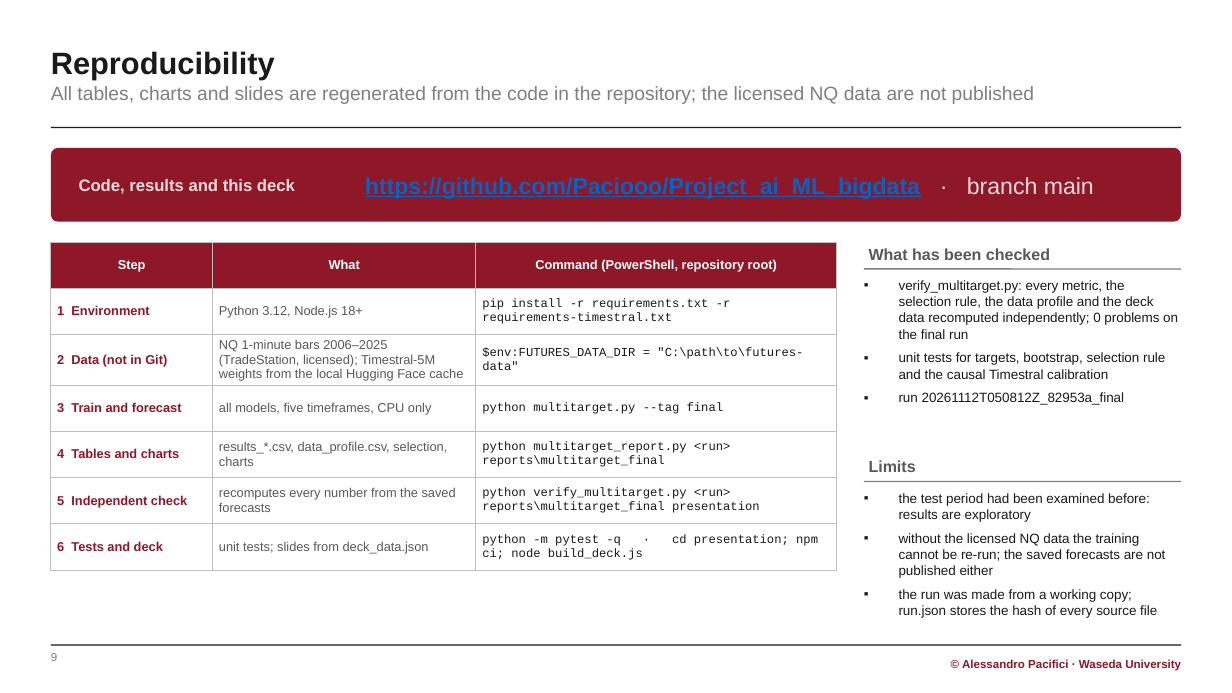
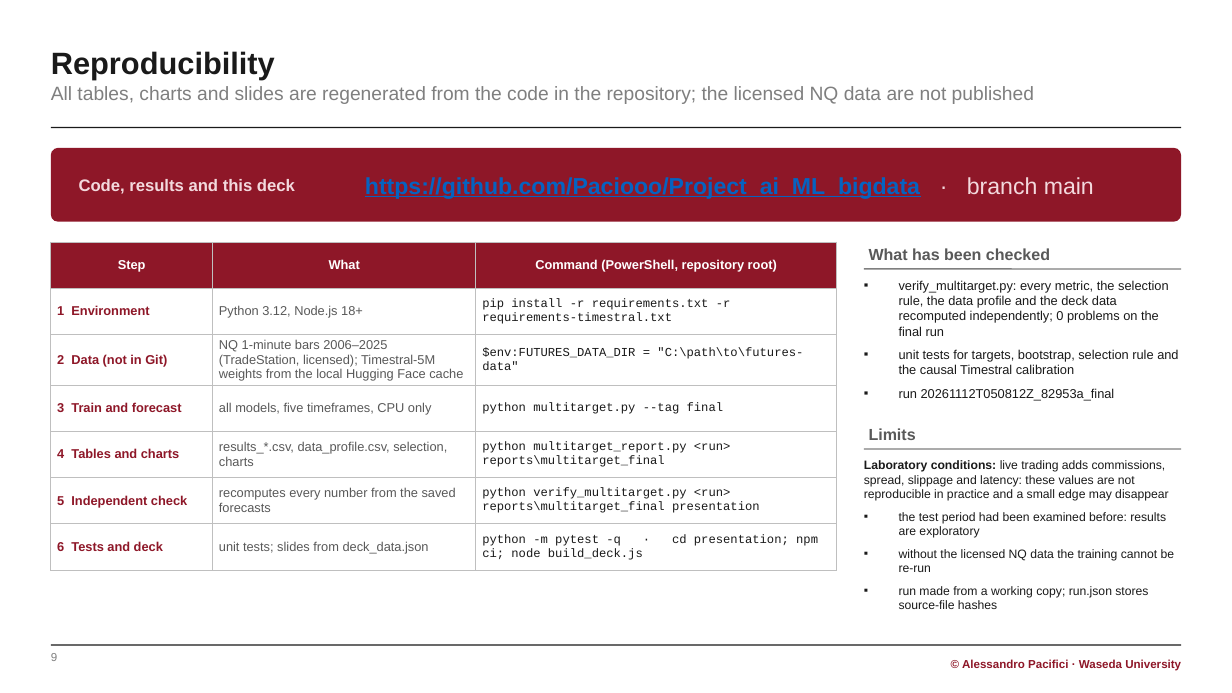
Before and after one commit to Paciooo/Project_ai_ML_bigdata, a slide deck: slide 9 of presentation/NASDAQ_multitarget_report.pptx. Drawn at 1232x693 pixels with LibreOffice and Linux fonts; fonts in the diff are those of the drawing. Boxes give left, top, right and bottom in pixels: in the first picture for what was removed or moved away, otherwise in the second. Text is boxed around its words. In the diff, an @@ line names an element or a change of style, - is before the commit and + after.

```diff
--- a/presentation/NASDAQ_multitarget_report.pptx
+++ b/presentation/NASDAQ_multitarget_report.pptx
@@ text "verify_multitarget.py: every metric, the selection ..." at [899, 280, 1178, 400]: size 10.5 to 10 pt @@
@@ text "Limits": place and size @@
-text "Limits" at [869, 460, 916, 472]
+text "Limits" at [869, 428, 916, 440]
@@ line moved from (864, 482) - (1181, 482) to (864, 449) - (1181, 449) @@
@@ text at [864, 460, 1168, 501]: paragraph added @@
+▪ Laboratory conditions: live trading adds commissions, spread, slippage and latency: these values are not reproducible in practice and a small edge may disappear
@@ text "Laboratory conditions: live trading adds ...": place and size @@
-text "Laboratory conditions: live trading adds ..." at [899, 493, 1166, 618]
+text "Laboratory conditions: live trading adds ..." at [864, 460, 1175, 609]
@@ text at [899, 512, 1166, 538]: size 10.5 to 9.5 pt in "the test period had been examined before: ..." @@
@@ text at [899, 549, 1175, 609]: text changed; size 10.5 to 9.5 pt @@
-▪ without the licensed NQ data the training cannot be re-run; the saved forecasts are not published either
-▪ the run was made from a working copy; run.json stores the hash of every source file
+▪ without the licensed NQ data the training cannot be re-run
+▪ run made from a working copy; run.json stores source-file hashes
```
Also in this commit, not shown: 7 other slides changed, 9 other files.
